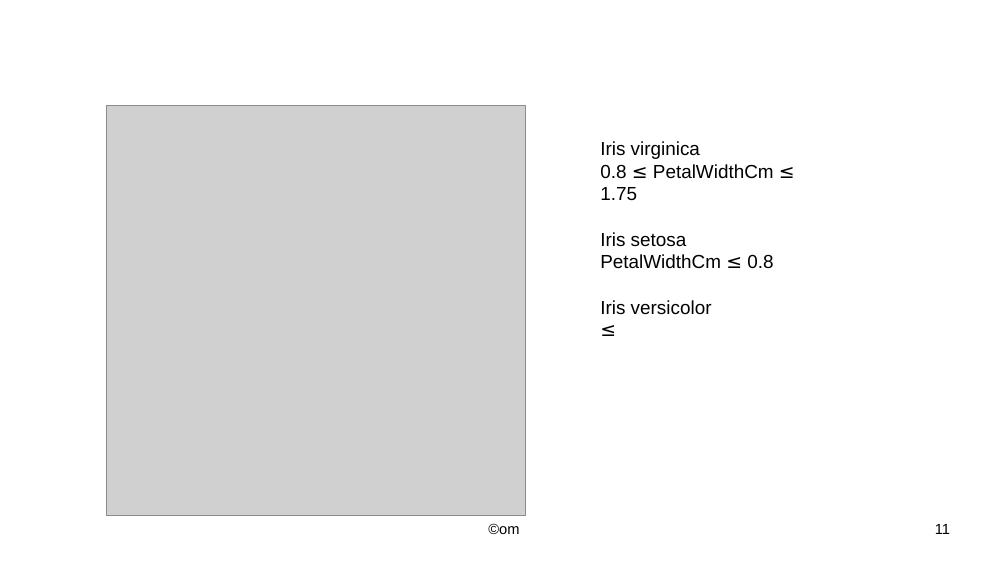
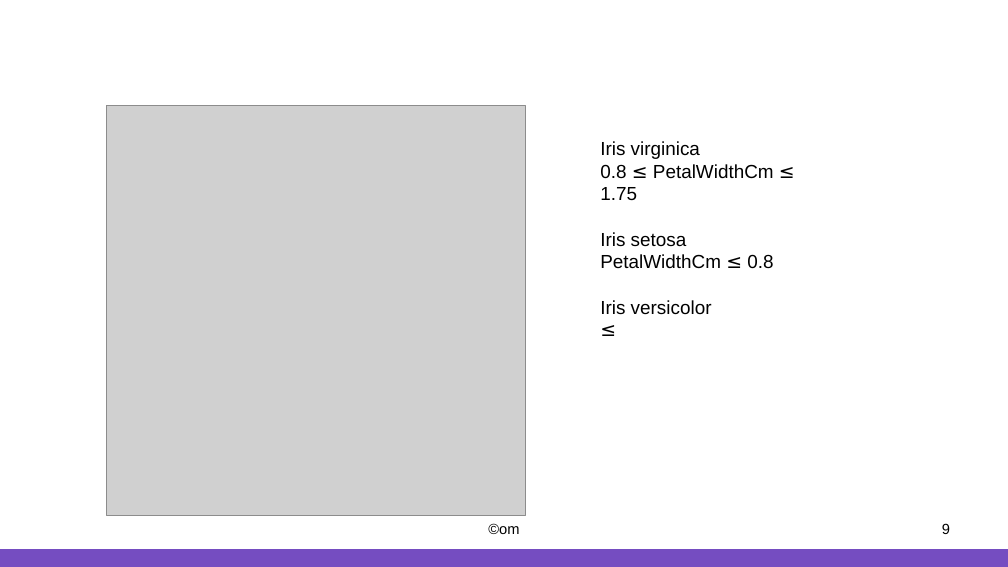
Before and after one commit to iData1011/data-analysis-projects, a slide deck: slide 9 of EDA-iris/slide/slide-iris.pptx (slide 11 before the commit). Drawn at 1008x567 pixels with LibreOffice and Linux fonts; fonts in the diff are those of the drawing; grey boxes stand for pictures. Boxes give left, top, right and bottom in pixels: in the first picture for what was removed or moved away, otherwise in the second. Text is boxed around its words. In the diff, an @@ line names an element or a change of style, - is before the commit and + after.

```diff
--- a/EDA-iris/slide/slide-iris.pptx
+++ b/EDA-iris/slide/slide-iris.pptx
@@ page number at (x1=942, y1=523, x2=950, y2=534): text changed @@
-11
+9
@@ rectangle added at (x1=0, y1=549, x2=1008, y2=567), fill #754DC1 @@
```
Also in this commit, not shown: 7 other slides changed, 1 slide added, 3 slides removed, 9 other files.
